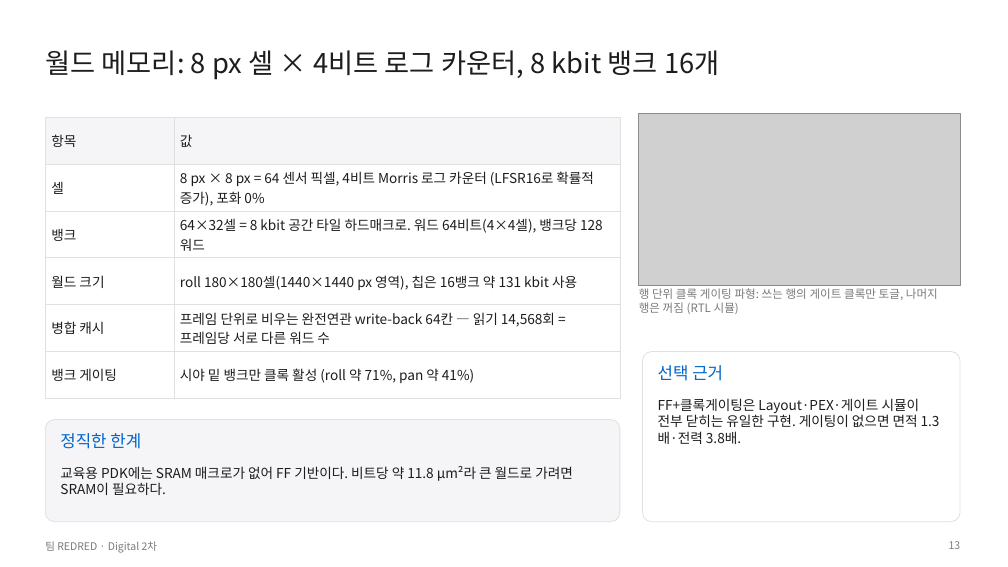
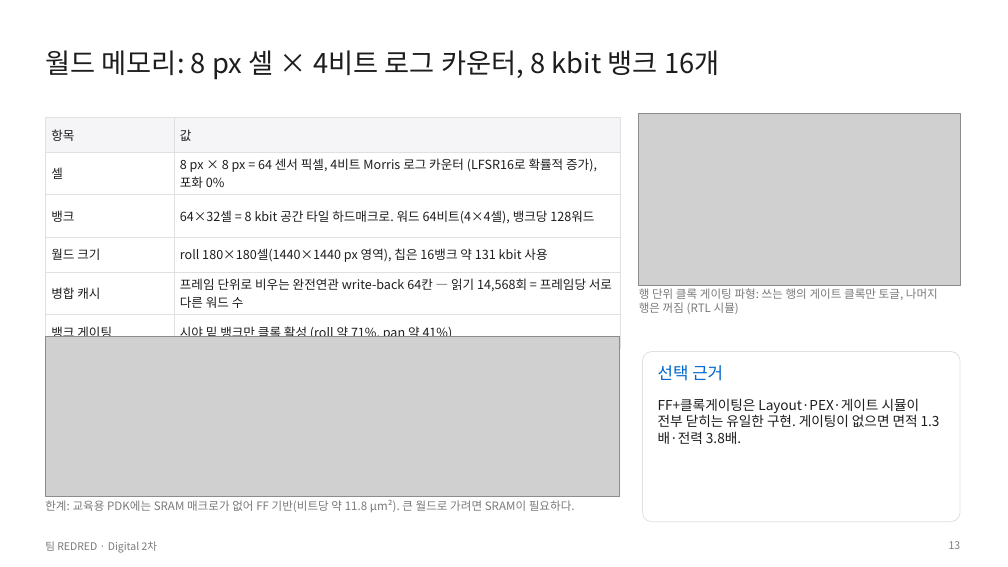
Before and after one commit to GangHeeJo/AI-SEMI, a slide deck: slide 13 of submission/REDRED_2차_발표자료_칩S.pptx. Drawn at 1008x567 pixels with LibreOffice and Linux fonts; fonts in the diff are those of the drawing; grey boxes stand for pictures. Boxes give left, top, right and bottom in pixels: in the first picture for what was removed or moved away, otherwise in the second. Text is boxed around its words. In the diff, an @@ line names an element or a change of style, - is before the commit and + after.

```diff
--- a/submission/REDRED_2차_발표자료_칩S.pptx
+++ b/submission/REDRED_2차_발표자료_칩S.pptx
@@ table at (x1=45, y1=117, x2=620, y2=341) @@
@@ size 13 to 12 pt @@
@@ picture added at (x1=45, y1=337, x2=620, y2=497) @@
@@ rounded rectangle removed at (x1=45, y1=420, x2=620, y2=522) @@
@@ text removed at (x1=60, y1=433, x2=141, y2=449) @@
-정직한 한계
@@ text at (x1=45, y1=500, x2=575, y2=512): text changed; size 13 to 11 pt; text colour #1D1D1F to #7A7A7A @@
-교육용 PDK에는 SRAM 매크로가 없어 FF 기반이다. 비트당 약 11.8 µm²라 큰 월드로 가려면 SRAM이 필요하다.
+한계: 교육용 PDK에는 SRAM 매크로가 없어 FF 기반(비트당 약 11.8 µm²). 큰 월드로 가려면 SRAM이 필요하다.
```
Also in this commit, not shown: 3 other slides changed, 7 other files.
